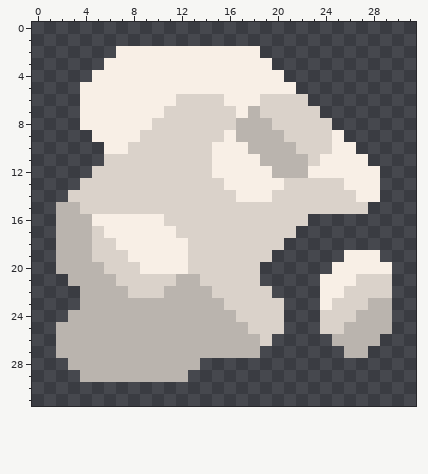
Pixel-art sprite -- sprites/items/01a-11-item-barite.png. The picture above is the old version.
The file is 32x32 pixels.
And afterwards:
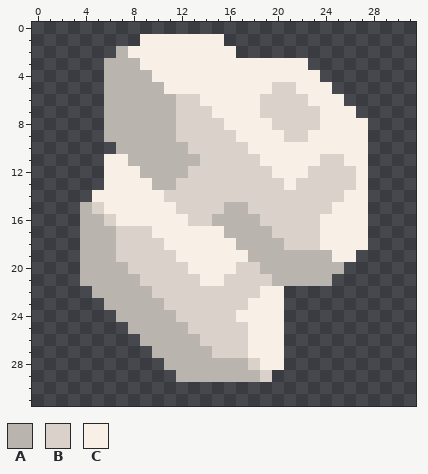
Palette (. is transparent): A #bab4ae  B #dad2ca  C #f8efe6
Difference:
Changed rows in their new state; - is an unchanged pixel.
first column x 2:
 1 -------CCCCCCC--------------
 2 -----A---------..-----------
 3 ----AAA-----------CCC-------
 4 ---.AAAA-----------CCC------
 5 --..AAAAA---------BBCCC-----
 6 --..AAAAAA--CC-------CCC----
 7 --..AAAAAA---CC-C-----CCC---
 8 --..AAAAAA----CCCC----CCCC--
 9 ---.AAAAAA----BCCCC--CC-CC--
10 ----.AAAAAA--BBBCCCCCCC--C--
11 ----CCAAAAAA-BBBBCCCCCBB----
12 ---.CCCAAAA--BBBBBCCCBBBB-.-
13 --..CCCCAA----BBBBBC----B-.-
14 -..CCCCCC------BBB------C-.-
15 ..A-CCCCCC----AA-------CCC--
16 ..-AB----CC--AAAA----BCCCC--
17 ..-AABBB--CCCCAAAA--BBCCCC--
18 ..-AABBBB--CCCCAAAABBBCCCC--
19 ..-AA-BBBB-CCCCCAAAAAAAC-..-
20 ..--AA-BBBBCCCC--AAAAAAA....
21 -.---AA---BBCC---BAAAAA.....
22 --.---AA-BBBB----CC---......
23 --..-----BBBBB--CCC---......
24 -....-----BBBBBCCCC---......
25 ......-----BBBBBCCC---......
26 .......-----BBBBCCC----....-
27 ........-----BBBCCC-----..--
28 -........---AAAABCC---------
29 --........-AAAAAAB----------
